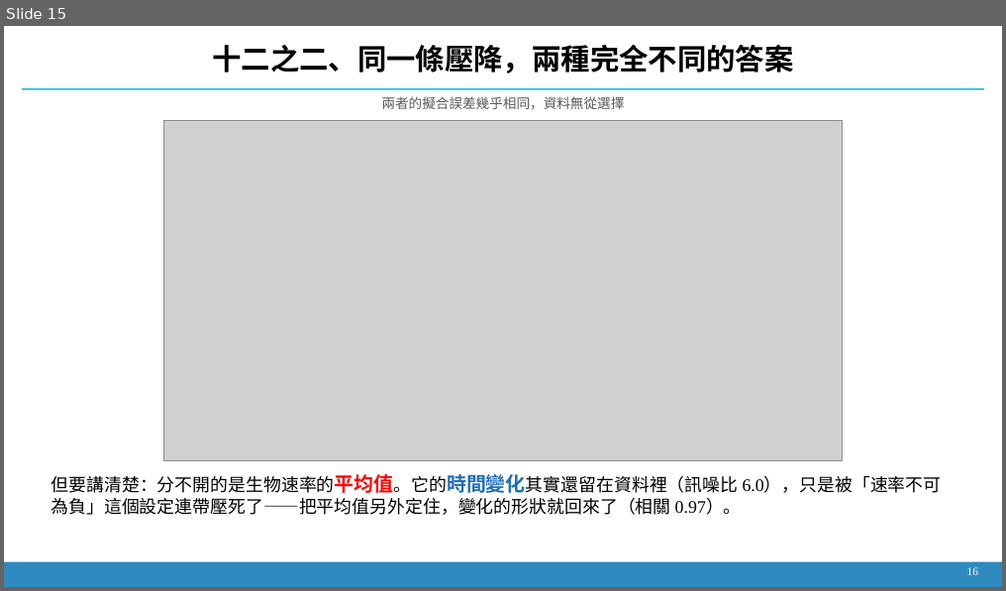
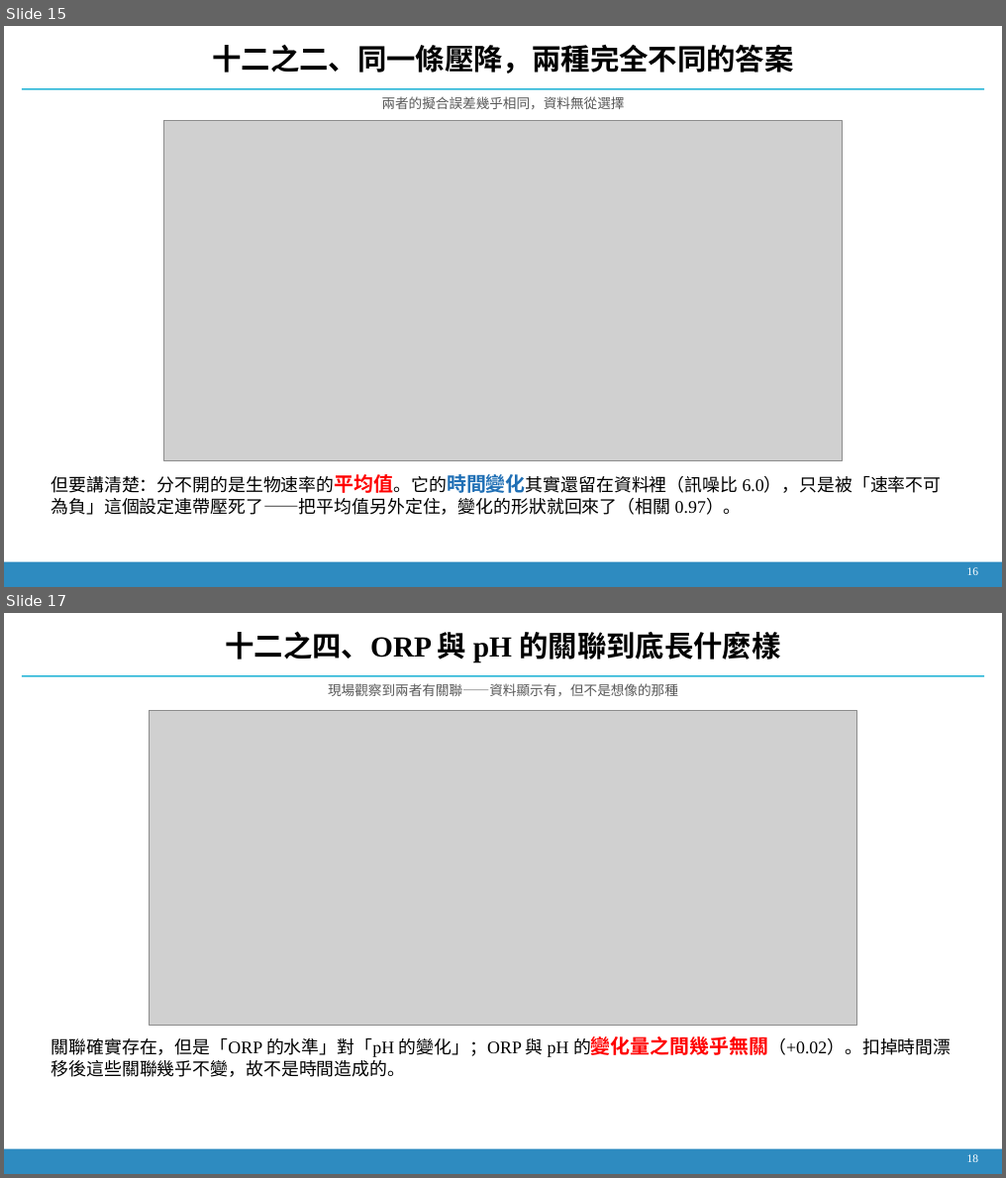
Before and after one commit to Yutou0601/Bioreactor-Edge-AI, a slide deck: docs/decks/簡報_2026-09-21_氫氣流失與壓降歸因.pptx. Shown one above the other, each under a label of ours: slide 15 before the commit, slides 15 and 17 after it; the slides between them are not shown. The pictures are 1006x591 and 1006x1178 pixels, drawn with LibreOffice and Linux fonts; fonts in the diff are those of the drawing; grey boxes stand for pictures. Boxes give left, top, right and bottom in pixels: in the first picture for what was removed or moved away, otherwise in the second. Text is boxed around its words. In the diff, an @@ line names an element or a change of style, - is before the commit and + after.

```diff
--- a/docs/decks/簡報_2026-09-21_氫氣流失與壓降歸因.pptx
+++ b/docs/decks/簡報_2026-09-21_氫氣流失與壓降歸因.pptx
@@ slide 17 added at (4, 613, 1002, 1174), background #FFFFFF @@
@@ text added at (225, 632, 780, 663), 28 pt, text #000000, bold @@
+十二之四、ORP 與 pH 的關聯到底長什麼樣
@@ rectangle added at (22, 675, 985, 676), fill #2AB6D8 @@
@@ text added at (328, 683, 678, 696), 13 pt, text #595959 @@
+現場觀察到兩者有關聯——資料顯示有，但不是想像的那種
@@ picture added at (150, 710, 856, 1026) @@
@@ text added at (52, 1037, 950, 1077), 17 pt, text #000000 @@
+關聯確實存在，但是「ORP 的水準」對「pH 的變化」；ORP 與 pH 的變化量之間幾乎無關（+0.02）。扣掉時間漂移後這些關聯幾乎不變，故不是時間造成的。
@@ rectangle added at (4, 1150, 1002, 1174), fill #2E8BC0 @@
@@ text added at (967, 1155, 979, 1162), 11 pt, text #FFFFFF @@
+18
```
Also in this commit, not shown: 6 slides changed, 1 other slide added, 8 other files.
